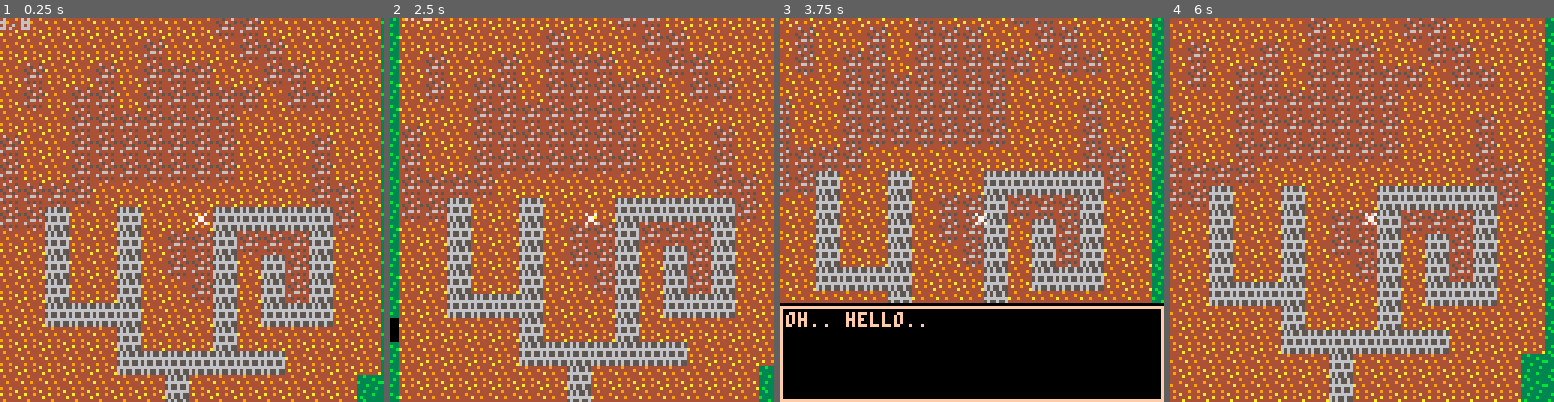
Above: before the commit, frames 1-4 (left to right).
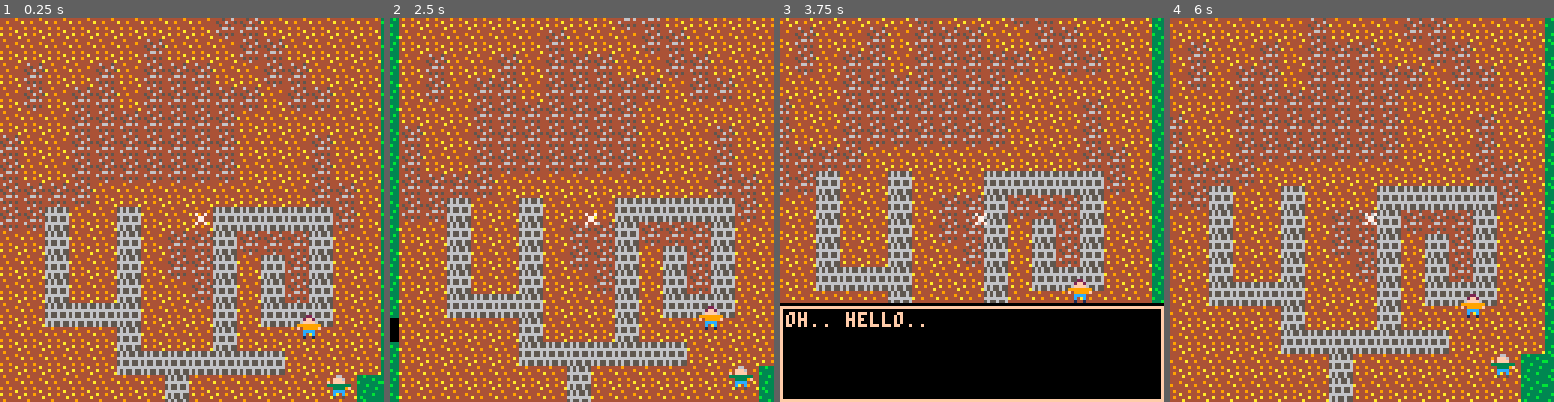
Above: after the commit, the same moments.

Repository: codeartisticninja/ldjam38
Game: PICO-8 cartridge ldjam.p8
Two runs of this game, one before a commit and one after it. Both use one fixed random seed, a clock stepped at 60 frames per second and the inputs below.
Inputs:
- Up to frame 1 (0.25 s): no input
- Up to frame 2 (2.5 s): tap O (Z key) at 0.33, 0.7, 1.43, 2.22 s; hold Left 1.97-2.37 s; hold Down from 2.42 s (still down)
- Up to frame 3 (3.75 s): release Down at 2.82 s; hold Right 2.87-3.53 s; tap O (Z key) at 3.1 s; hold Up from 3.58 s (still down)
- Up to frame 4 (6 s): tap O (Z key) at 3.98, 4.87, 5.75 s; release Up at 4.08 s; hold Right 4.13-4.53 s; hold Down 4.58-5.08 s; hold Left 5.13-5.8 s; hold Up from 5.85 s (still down)

The runs differ from the first frame. In frame 1, 0.5% of the frame differs, in the area x 0-92%, y 0-100%; in frame 2, 0.4%; in frame 3, 0.2%; in frame 4, 0.4%.

Commit message:
character sprites

Diff:
--- a/ldjam.p8
+++ b/ldjam.p8
@@ -29,6 +29,7 @@
 	guy1 = {
 		x = 100,
 		y = 100,
+		sprite = 64,
 		script = {
 			"hi there!",
 			"how are you?",
@@ -37,8 +38,9 @@
 		}
 	},
 	guy2 = {
-		x = 120,
+		x = 110,
 		y = 120,
+		sprite = 65,
 		script = {
 			"oh.. hello..",
 			"i didn't expect to see you..",
@@ -64,7 +66,9 @@
 	camera(cam.x ,cam.y)
 	drawmap()
 	spr(player.sprite,player.x,player.y)
-	print(flr(player.x / 8)..","..flr(player.y / 8))
+	for name,char in pairs(chars) do
+		spr(char.sprite, char.x, char.y)
+	end
 	if (player.state == 1) then
 		drawdiabox()
 	end
@@ -189,14 +193,14 @@
 00000000000000000000000000000000000000000000000000000000000000000000000000000000000000000000000000000000000000000000000000000000
 00000000000000000000000000000000000000000000000000000000000000000000000000000000000000000000000000000000000000000000000000000000
 00000000000000000000000000000000000000000000000000000000000000000000000000000000000000000000000000000000000000000000000000000000
-00000000000000000000000000000000000000000000000000000000000000000000000000000000000000000000000000000000000000000000000000000000
-00000000000000000000000000000000000000000000000000000000000000000000000000000000000000000000000000000000000000000000000000000000
-00000000000000000000000000000000000000000000000000000000000000000000000000000000000000000000000000000000000000000000000000000000
-00000000000000000000000000000000000000000000000000000000000000000000000000000000000000000000000000000000000000000000000000000000
-00000000000000000000000000000000000000000000000000000000000000000000000000000000000000000000000000000000000000000000000000000000
-00000000000000000000000000000000000000000000000000000000000000000000000000000000000000000000000000000000000000000000000000000000
-00000000000000000000000000000000000000000000000000000000000000000000000000000000000000000000000000000000000000000000000000000000
-00000000000000000000000000000000000000000000000000000000000000000000000000000000000000000000000000000000000000000000000000000000
+00022000000660000000000000000000000000000000000000000000000000000000000000000000000000000000000000000000000000000000000000000000
+002ff20000fff6000000000000000000000000000000000000000000000000000000000000000000000000000000000000000000000000000000000000000000
+00ffff00f0ffff000000000000000000000000000000000000000000000000000000000000000000000000000000000000000000000000000000000000000000
+99999999333333330000000000000000000000000000000000000000000000000000000000000000000000000000000000000000000000000000000000000000
+f099990f0033330f0000000000000000000000000000000000000000000000000000000000000000000000000000000000000000000000000000000000000000
+00cccc0000cccc000000000000000000000000000000000000000000000000000000000000000000000000000000000000000000000000000000000000000000
+00c00c0000c00c000000000000000000000000000000000000000000000000000000000000000000000000000000000000000000000000000000000000000000
+00100100005005000000000000000000000000000000000000000000000000000000000000000000000000000000000000000000000000000000000000000000
 00000000000000000000000000000000000000000000000000000000000000000000000000000000000000000000000000000000000000000000000000000000
 00000000000000000000000000000000000000000000000000000000000000000000000000000000000000000000000000000000000000000000000000000000
 00000000000000000000000000000000000000000000000000000000000000000000000000000000000000000000000000000000000000000000000000000000
